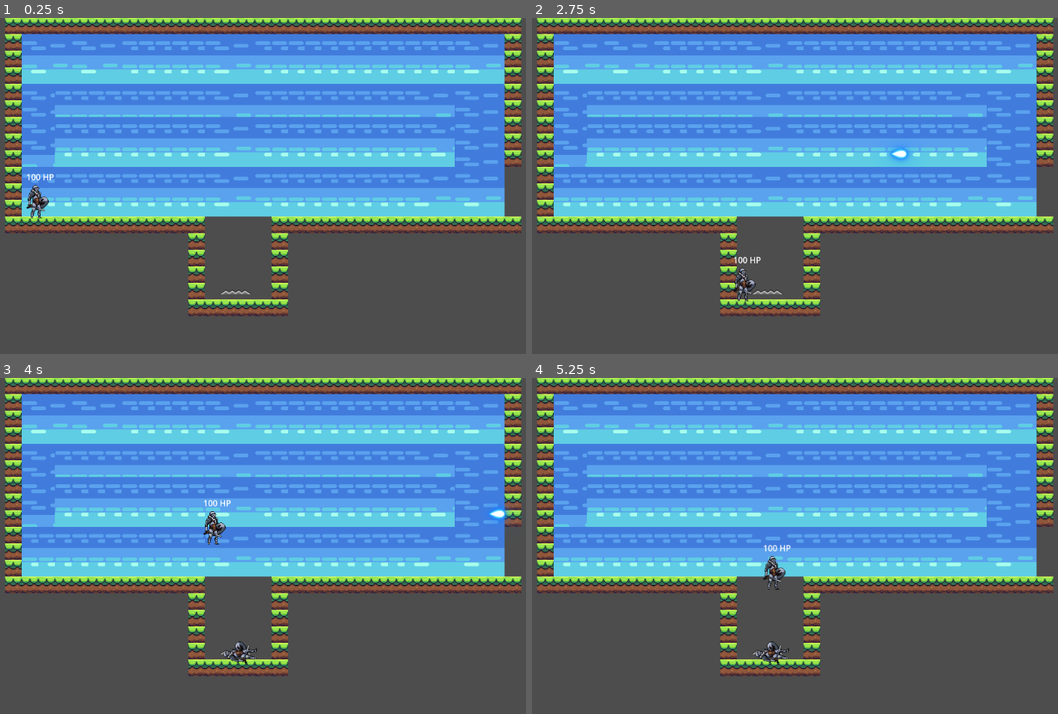
Above: before the commit, frames 1-4 (two rows, left to right).
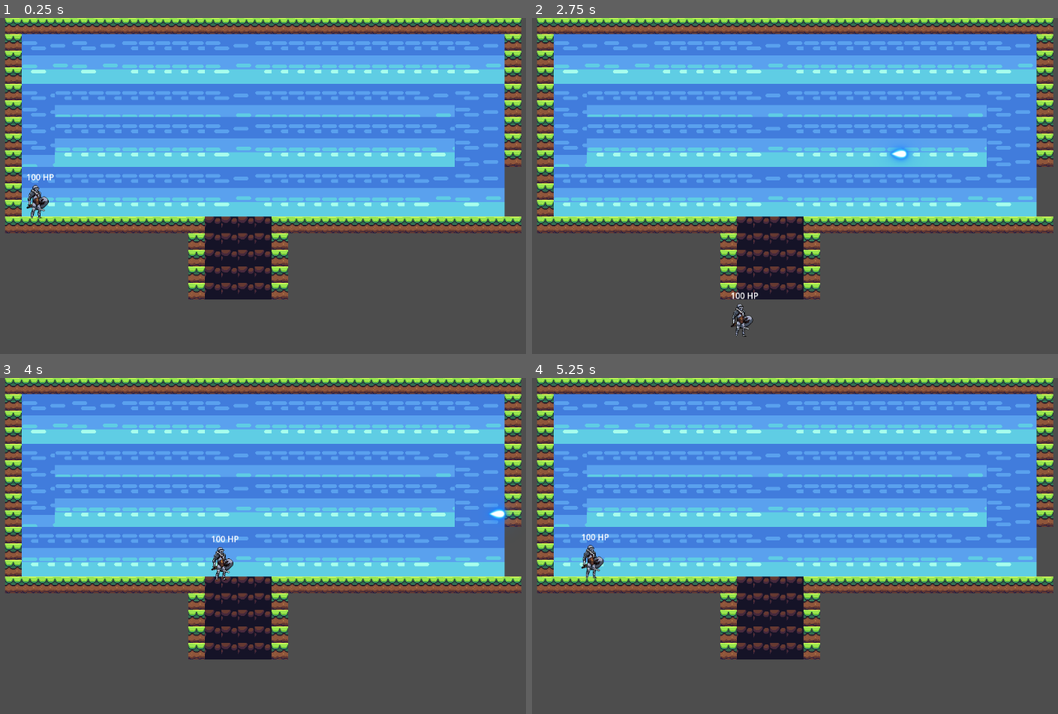
Above: after the commit, the same moments.

Repository: samakshsethi/gmtk_loop
Game: Godot game, scene res://game.tscn
The game is run twice, just before and just after one commit, with the same random seed, the same clock (stepped at 60 frames per second) and the same inputs.
Inputs:
- Up to frame 1 (0.25 s): no input
- Up to frame 2 (2.75 s): tap Enter (ui_accept) at 0.5, 0.77, 1.52 s; hold Right (move_right) 0.53-2.03 s; hold Left (move_left) from 2.03 s (still down)
- Up to frame 3 (4 s): release Left (move_left) at 2.78 s; hold Right (move_right) from 2.78 s (still down); tap Enter (ui_accept) at 3.02, 3.77 s
- Up to frame 4 (5.25 s): release Right (move_right) at 4.28 s; hold Left (move_left) 4.28-5.03 s; tap Enter (ui_accept) at 4.52 s; hold Right (move_right) from 5.03 s (still down)

The runs differ from the first frame. In frame 1, 4.1% of the frame differs, in the area x 35-55%, y 59-89%; in frame 2, 4.2%; in frame 3, 4.6%, in the area x 35-55%, y 36-89%; in frame 4, 4.5%.

Commit message:
fixed gap death logic

Diff:
--- a/world/level_base.tscn
+++ b/world/level_base.tscn
@@ -327,7 +327,7 @@
 position = Vector2(9, -1)
 tile_set = SubResource("TileSet_fc0e3")
 format = 2
-layer_0/tile_data = PackedInt32Array(2, 2031617, 5, 3, 20316 …(3465 unchanged characters)… 3053, 2031617, 5, 1048589, 2031617, 5, 1114125, 2031617, 5, 1114126, 2031617, 5, 1114127, 2031617, 5, 1114128, 2031617, 5, 1114129, 2031617, 5, 1114130, 2031617, 5, 1048594, 2031617, 5, 983058, 2031617, 5, 917522, 2031617, 5, 851986, 2031617, 5)
+layer_0/tile_data = PackedInt32Array(2, 2031617, 5, 3, 20316 …(3465 unchanged characters)… 3053, 2031617, 5, 1048589, 2031617, 5, 1048594, 2031617, 5, 983058, 2031617, 5, 917522, 2031617, 5, 851986, 2031617, 5, 851982, 1048577, 5, 851983, 1048577, 5, 851984, 1048577, 5, 851985, 1048577, 5, 917521, 1048577, 5, 983057, 1048577, 5, 1048593, 1048577, 5, 983056, 1048577, 5, 917520, 1048577, 5, 917519, 1048577, 5, 917518, 1048577, 5, 983054, 1048577, 5, 1048590, 1048577, 5, 1048591, 1048577, 5, 1048592, 1048577, 5, 983055, 1048577, 5, 786446, 1048577, 5, 786447, 1048577, 5, 786448, 1048577, 5, 786449, 1048577, 5)
 
 [node name="good guys" type="Node" parent="."]
 
@@ -337,4 +337,10 @@
 [node name="bad guys" type="Node" parent="."]
 
 [node name="Spike" parent="." instance=ExtResource("5_qqhmf")]
-position = Vector2(516, 529)
+position = Vector2(453, 656)
+
+[node name="Spike3" parent="." instance=ExtResource("5_qqhmf")]
+position = Vector2(603, 657)
+
+[node name="Spike2" parent="." instance=ExtResource("5_qqhmf")]
+position = Vector2(528, 657)
